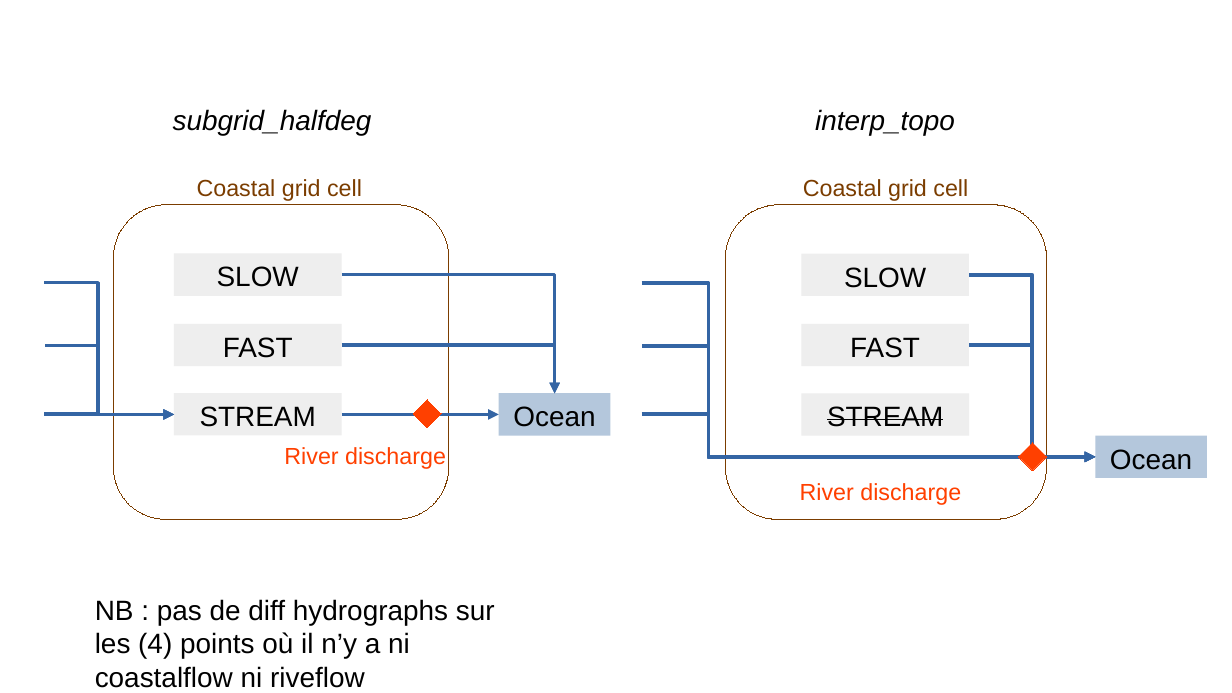
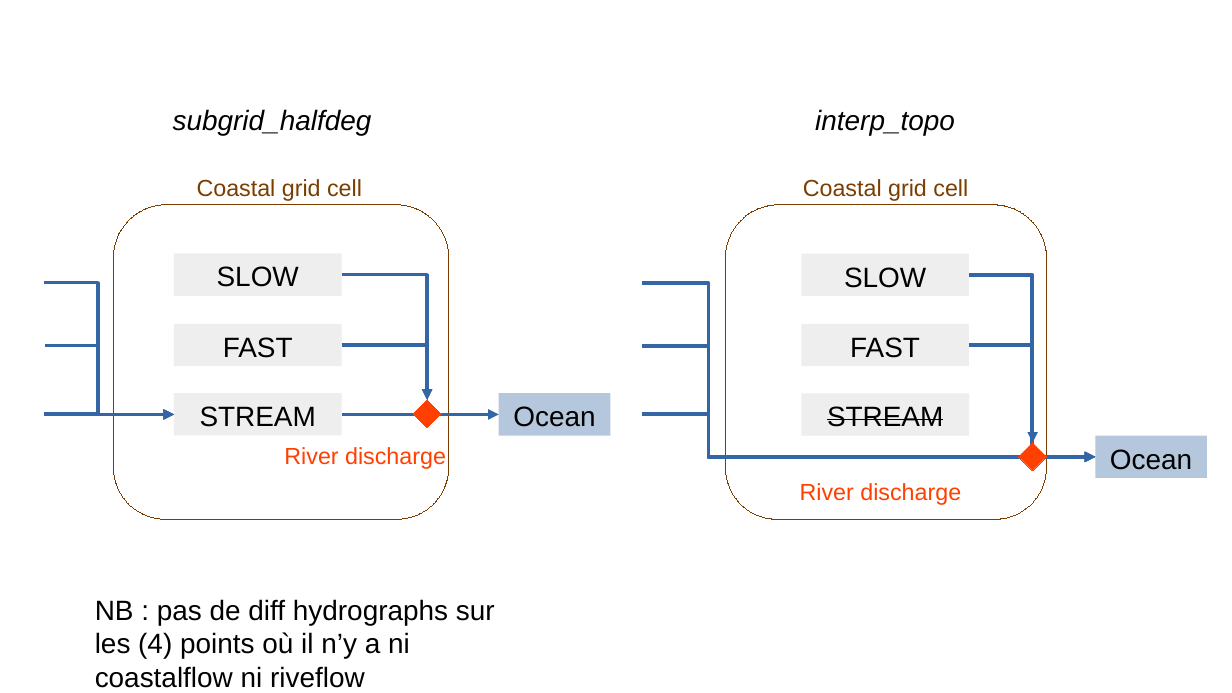
Before and after one commit to ptiengou/Manuscrit_LaTeX, a slide deck: slide 10 of figures.odp. Drawn at 1232x693 pixels with LibreOffice and Linux fonts; fonts in the diff are those of the drawing. Boxes give left, top, right and bottom in pixels: in the first picture for what was removed or moved away, otherwise in the second. Text is boxed around its words. In the diff, an @@ line names an element or a change of style, - is before the commit and + after.

Commit message:
Edit coastal routing figure

```diff
--- a/figures.odp
+++ b/figures.odp
@@ elbow arrow moved from (342, 275) - (555, 394) to (342, 275) - (427, 400) @@
@@ elbow arrow moved from (342, 345) - (555, 394) to (342, 345) - (427, 400) @@
@@ elbow arrow moved from (969, 345) - (1096, 457) to (969, 345) - (1033, 443) @@
```
